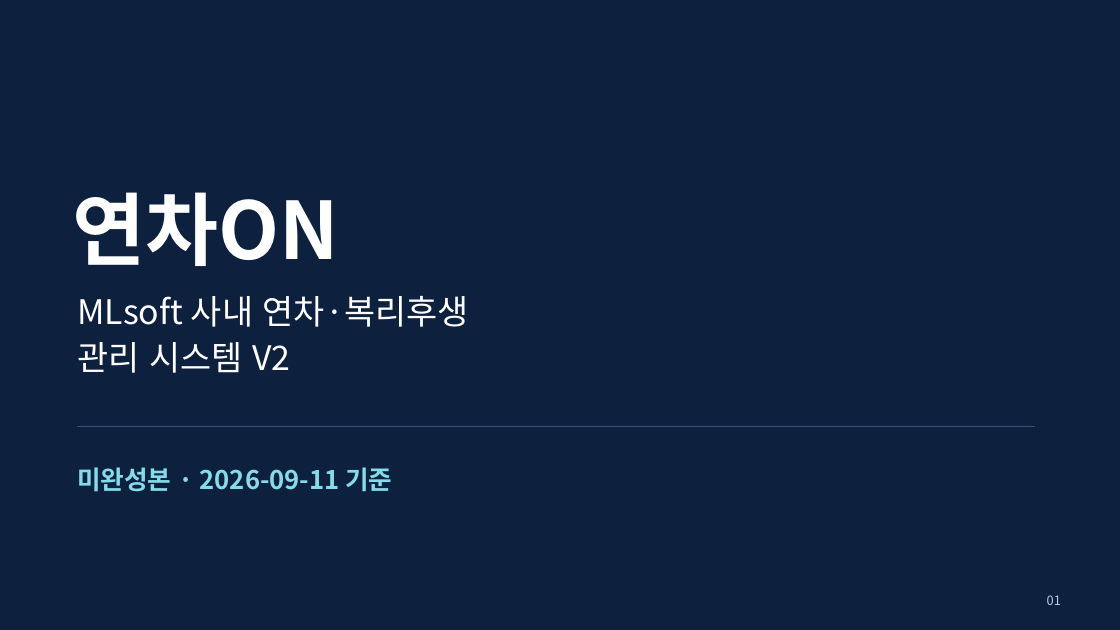
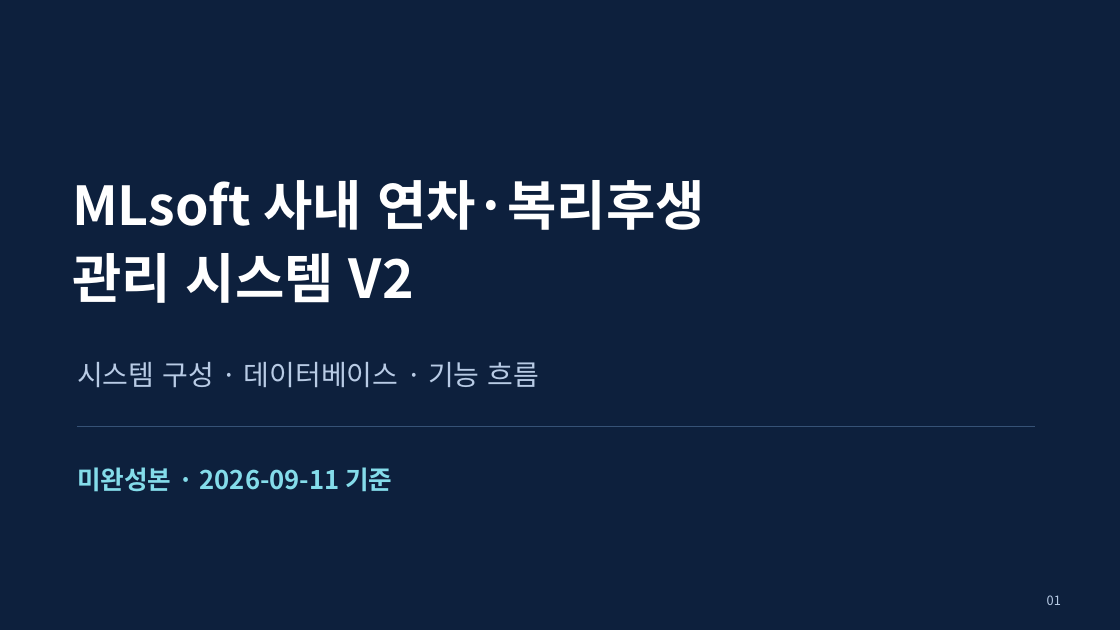
Before and after one commit to yejun9052/mlsoft-first-project, a slide deck: slide 1 of docs/발표자료/연차ON-프로젝트-소개-2026-09-11.pptx. Drawn at 1120x630 pixels with LibreOffice and Linux fonts; fonts in the diff are those of the drawing. Boxes give left, top, right and bottom in pixels: in the first picture for what was removed or moved away, otherwise in the second. Text is boxed around its words. In the diff, an @@ line names an element or a change of style, - is before the commit and + after.

```diff
--- a/docs/발표자료/연차ON-프로젝트-소개-2026-09-11.pptx
+++ b/docs/발표자료/연차ON-프로젝트-소개-2026-09-11.pptx
@@ text "MLsoft 사내 연차·복리후생": place and size @@
-text "MLsoft 사내 연차·복리후생" at [77,296,469,373]
+text "MLsoft 사내 연차·복리후생" at [72,180,705,303]
@@ text "MLsoft 사내 연차·복리후생" at [72,180,705,303]: size 29 to 46 pt, bold on @@
@@ text removed at [72,192,339,266] @@
-연차ON
@@ text added at [77,362,539,387], 24 pt, text #B8CBE5 @@
+시스템 구성 · 데이터베이스 · 기능 흐름
```
